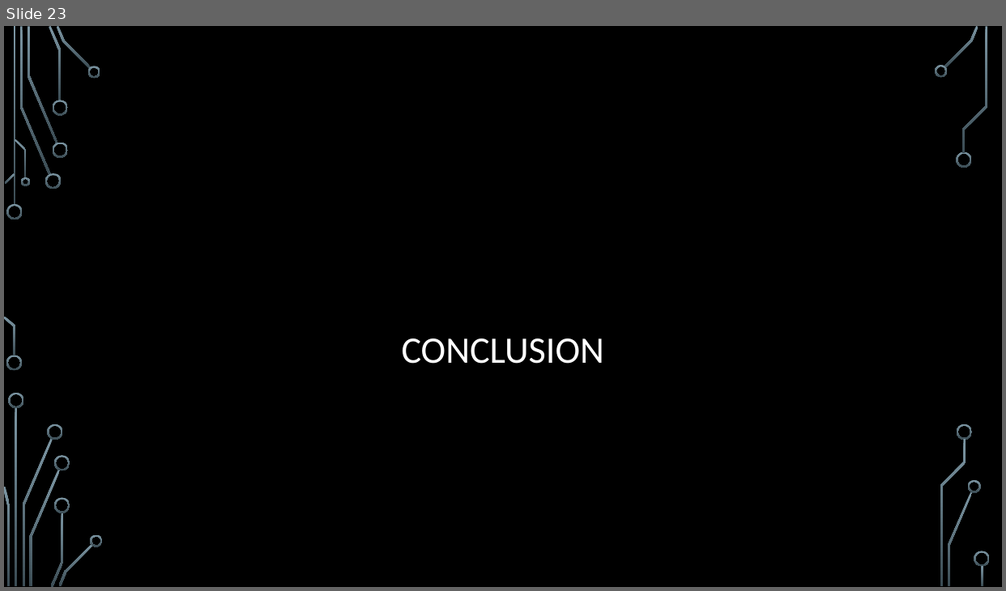
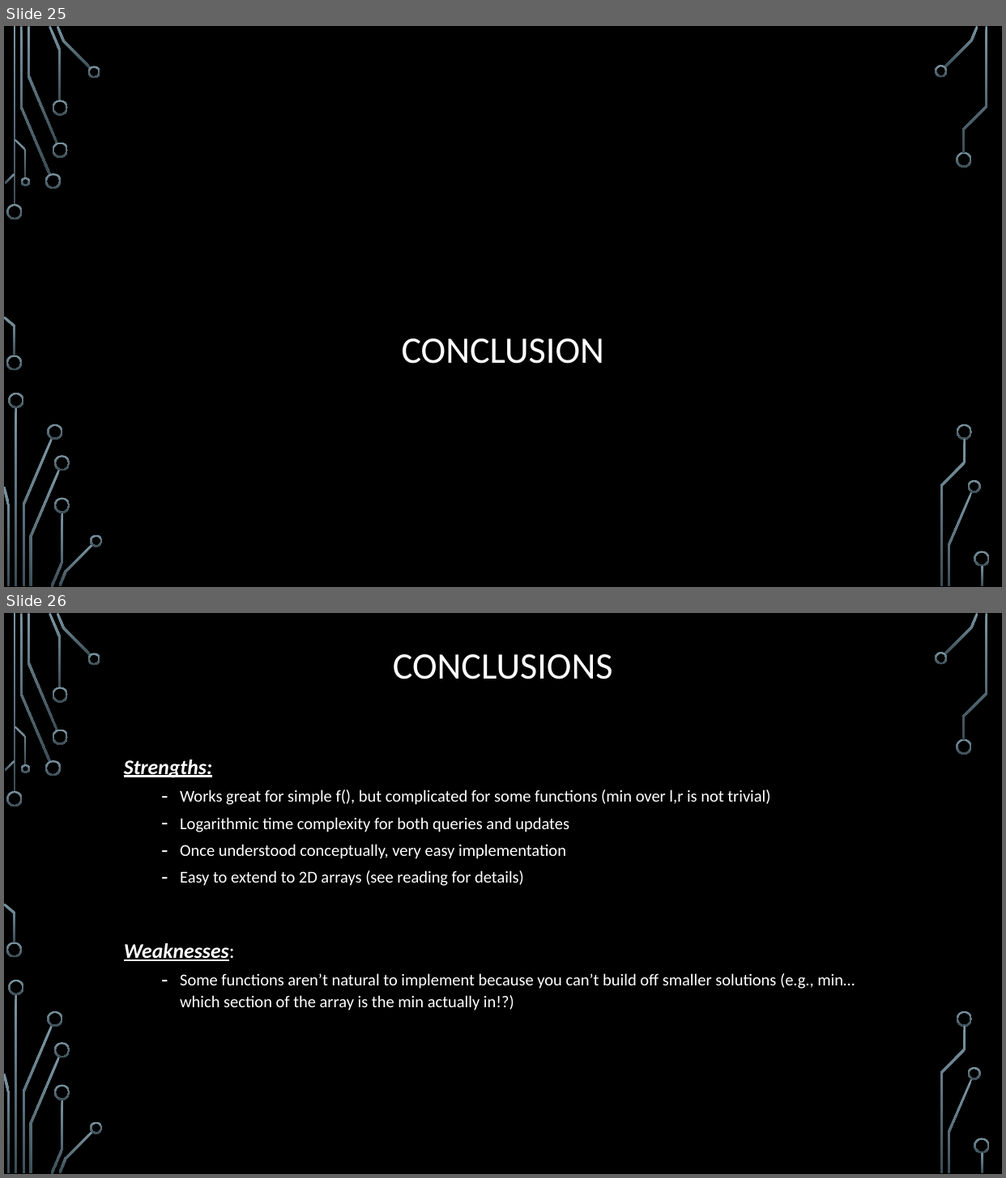
Before and after one commit to janiceeguo/advAlgo, a slide deck: slides/Trees-FenwickTrees.pptx. Shown one above the other, each under a label of ours: slide 23 before the commit, slides 25 and 26 after it. The pictures are 1006x591 and 1006x1178 pixels, drawn with LibreOffice and Linux fonts; fonts in the diff are those of the drawing; background and template pictures are left out. Boxes give left, top, right and bottom in pixels: in the first picture for what was removed or moved away, otherwise in the second. Text is boxed around its words. In the diff, an @@ line names an element or a change of style, - is before the commit and + after.

```diff
--- a/slides/Trees-FenwickTrees.pptx
+++ b/slides/Trees-FenwickTrees.pptx
@@ slide 26 added at (x1=4, y1=613, x2=1002, y2=1174), background picture (left out); not listed: 36 template elements that a slide beside it also shows @@
@@ title added at (x1=393, y1=654, x2=613, y2=679), 36 pt, text #FFFFFF @@
+CONCLUSIONS
@@ text added at (x1=124, y1=760, x2=854, y2=1011), 16 pt, text #FFFFFF @@
+Strengths:
+  – Works great for simple f(), but complicated for some functions (min over l,r is not trivial)
+  – Logarithmic time complexity for both queries and updates
+  – Once understood conceptually, very easy implementation
+  – Easy to extend to 2D arrays (see reading for details)
+Weaknesses:
+  – Some functions aren’t natural to implement because you can’t build off smaller solutions (e.g., min…which section of the array is the min actually in!?)
@@ what was slide 23 is now slide 25 @@
```
Also in this commit, not shown: 2 other slides added, 1 slide removed, 4 other files.
